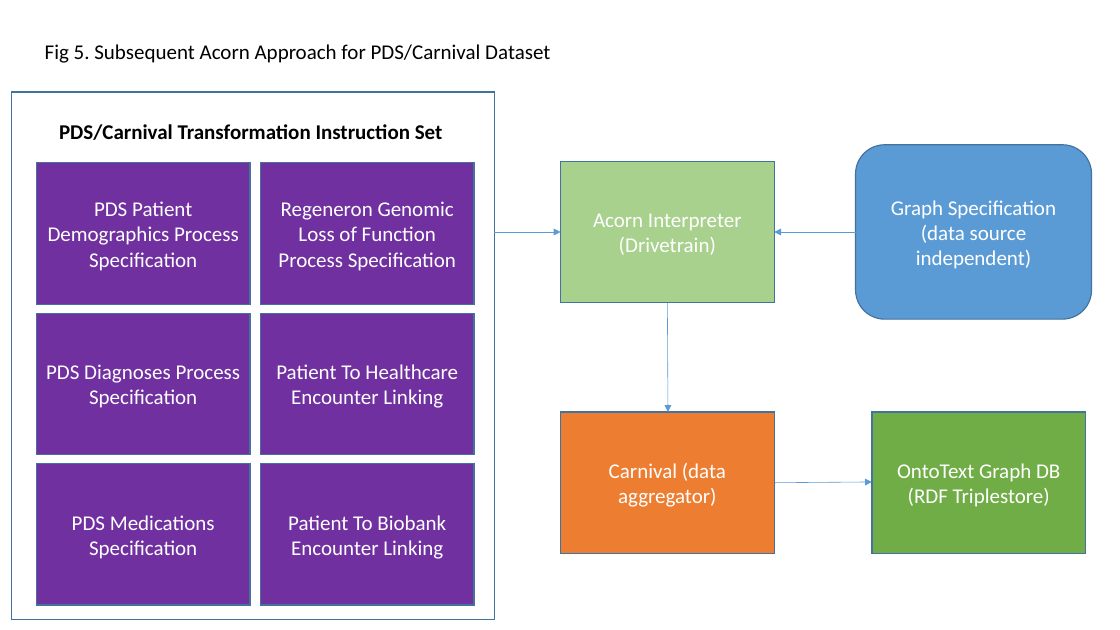
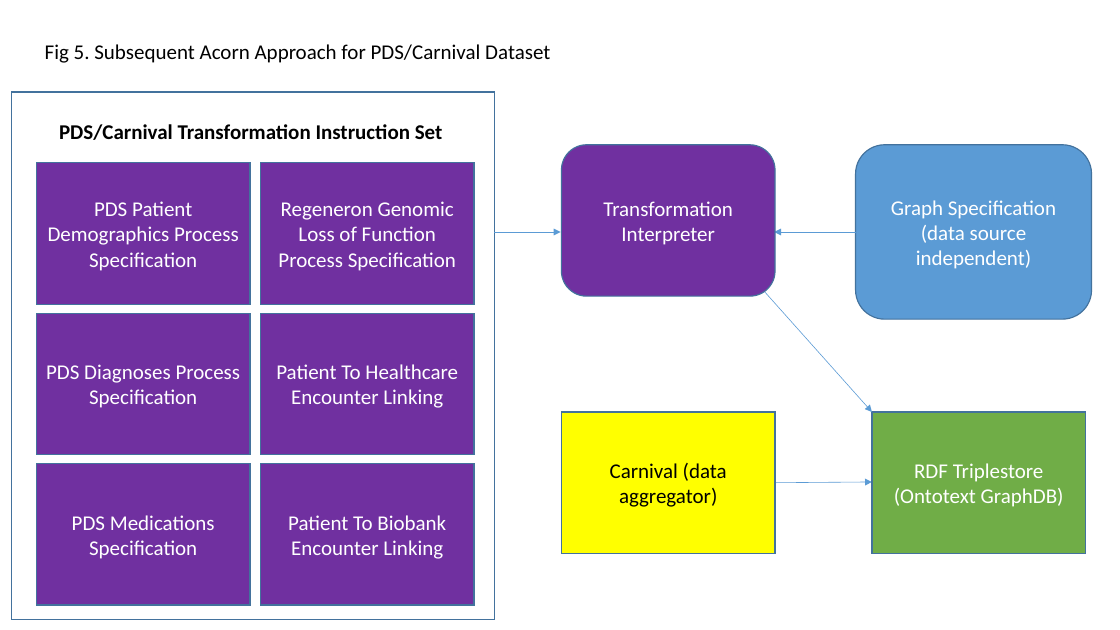
Before and after one commit to PennTURBO/semantic-engine, a slide deck: slide 5 of Acorn_diagrams.pptx. Drawn at 1120x630 pixels with LibreOffice and Linux fonts; fonts in the diff are those of the drawing. Boxes give left, top, right and bottom in pixels: in the first picture for what was removed or moved away, otherwise in the second. Text is boxed around its words. In the diff, an @@ line names an element or a change of style, - is before the commit and + after.

Commit message:
acorn diagrams

```diff
--- a/Acorn_diagrams.pptx
+++ b/Acorn_diagrams.pptx
@@ rounded rectangle added at box(561, 145, 775, 296), fill #7030A0, outline #43739E 1 pt, 18 pt, text #FFFFFF @@
+Transformation Interpreter
@@ rectangle removed at box(560, 161, 774, 303) @@
-Acorn Interpreter (Drivetrain)
@@ arrow moved from (668, 302) - (668, 412) to (763, 290) - (872, 412) @@
@@ rectangle "Carnival (data aggregator)" at box(561, 412, 775, 554): text colour #FFFFFF to #000000; fill #ED7D31 to #FFFF00 @@
@@ text in rectangle at box(894, 463, 1064, 507): text changed @@
-OntoText Graph DB (RDF Triplestore)
+RDF Triplestore (Ontotext GraphDB)
```
Also in this commit, not shown: 4 other slides changed.
